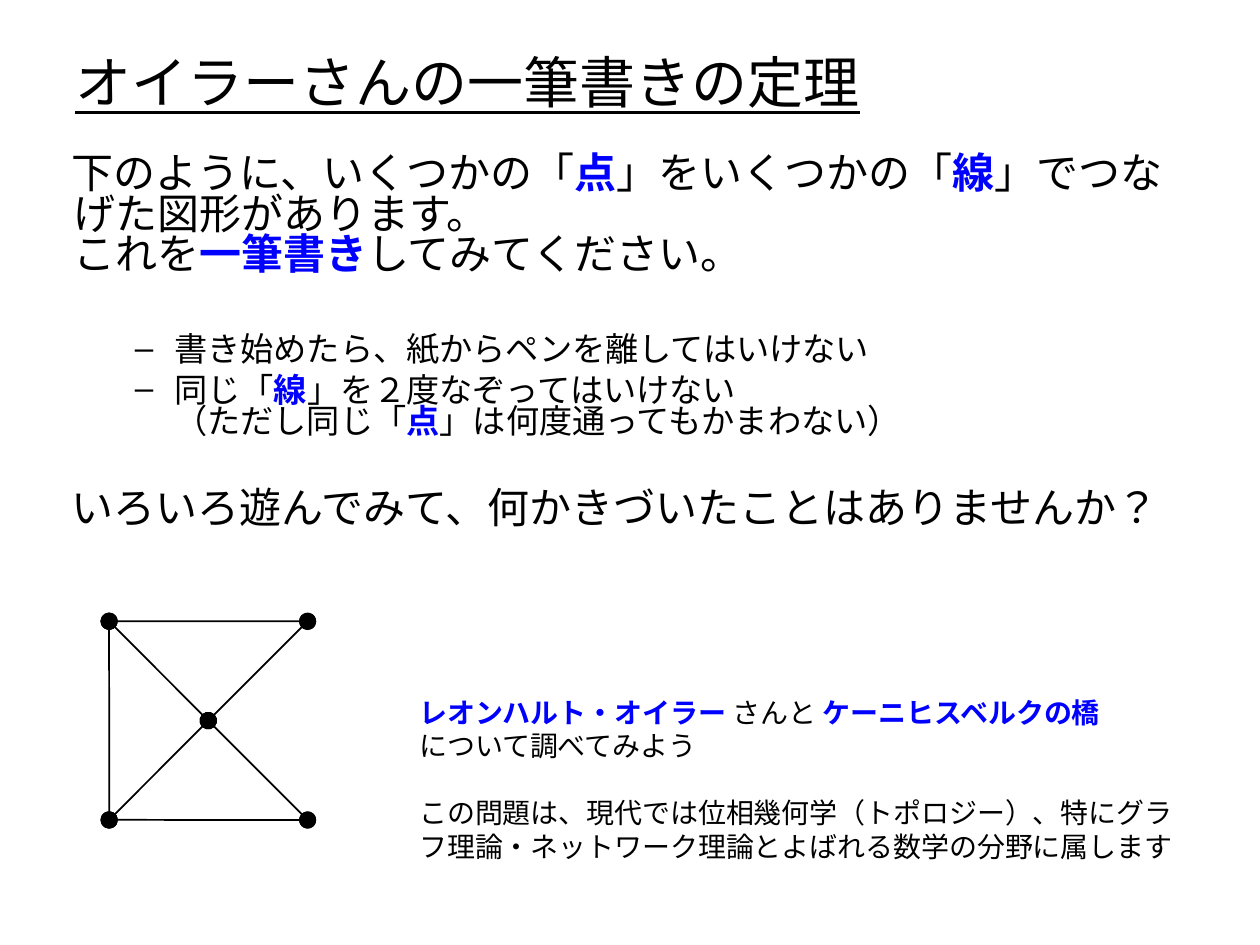
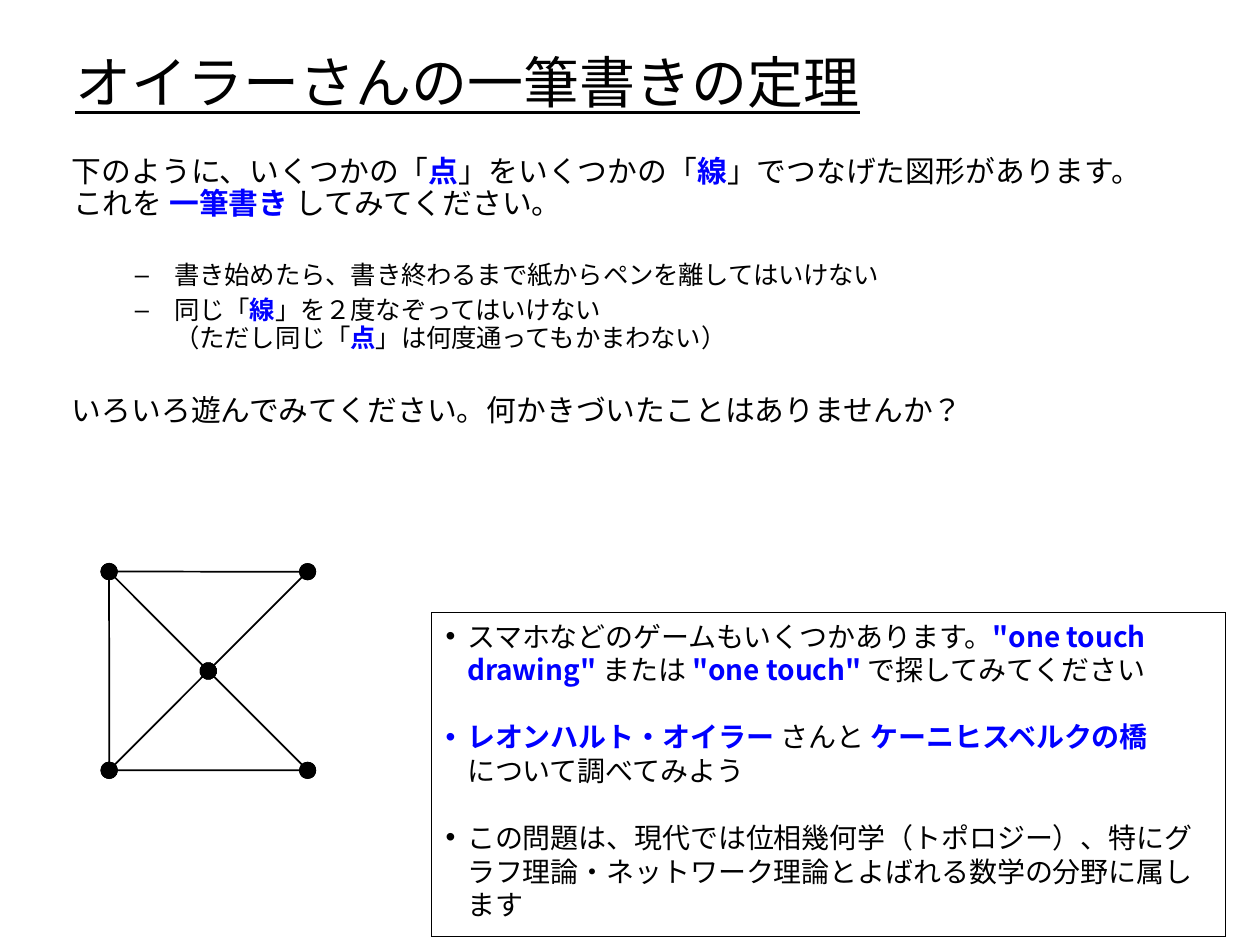
Before and after one commit to kuh96/qzz, a slide deck: slide 1 of one-touch.ppt. Drawn at 1260x945 pixels with LibreOffice and Linux fonts; fonts in the diff are those of the drawing. Boxes give left, top, right and bottom in pixels: in the first picture for what was removed or moved away, otherwise in the second. Text is boxed around its words. In the diff, an @@ line names an element or a change of style, - is before the commit and + after.

```diff
--- a/one-touch.ppt
+++ b/one-touch.ppt
@@ text at (72,156,1141,286): text changed; size 24 to 17 pt @@
-下のように、いくつかの「点」をいくつかの「線」でつなげた図形があります。
-これを一筆書きしてみてください。
-  – 書き始めたら、紙からペンを離してはいけない
+下のように、いくつかの「点」をいくつかの「線」でつなげた図形があります。
+これを 一筆書き してみてください。
+  – 書き始めたら、書き終わるまで紙からペンを離してはいけない
@@ text at (174,297,726,350): size 19 to 14.4 pt in "同じ「線」を２度なぞってはいけない （ただし同じ「点」は何度通ってもかまわない）"; line spacing 0.8 to 0.9 @@
@@ text at (72,396,963,424): text changed; size 24 to 17 pt @@
-いろいろ遊んでみて、何かきづいたことはありませんか？
+いろいろ遊んでみてください。何かきづいたことはありませんか？
@@ 7 double arrows: place and size @@
-7 double arrows at (110,621,307,820)
+7 double arrows at (110,572,307,770)
@@ rectangle "スマホなどのゲームもいくつかあります。"one touch drawing" または "one ...": place and size @@
-rectangle "スマホなどのゲームもいくつかあります。"one touch drawing" または "one ..." at (419,699,1172,860)
+rectangle "スマホなどのゲームもいくつかあります。"one touch drawing" または "one ..." at (432,612,1226,936)
@@ rectangle "スマホなどのゲームもいくつかあります。"one touch drawing" または "one ..." at (432,612,1226,936): outline none to #000000 0.74 pt @@
@@ text in rectangle at (467,624,1146,687): paragraph added @@
+• スマホなどのゲームもいくつかあります。"one touch drawing" または "one touch" で探してみてください
@@ text in rectangle at (467,723,1192,917): bullet none to • @@
```
Also in this commit, not shown: 4 other files.
